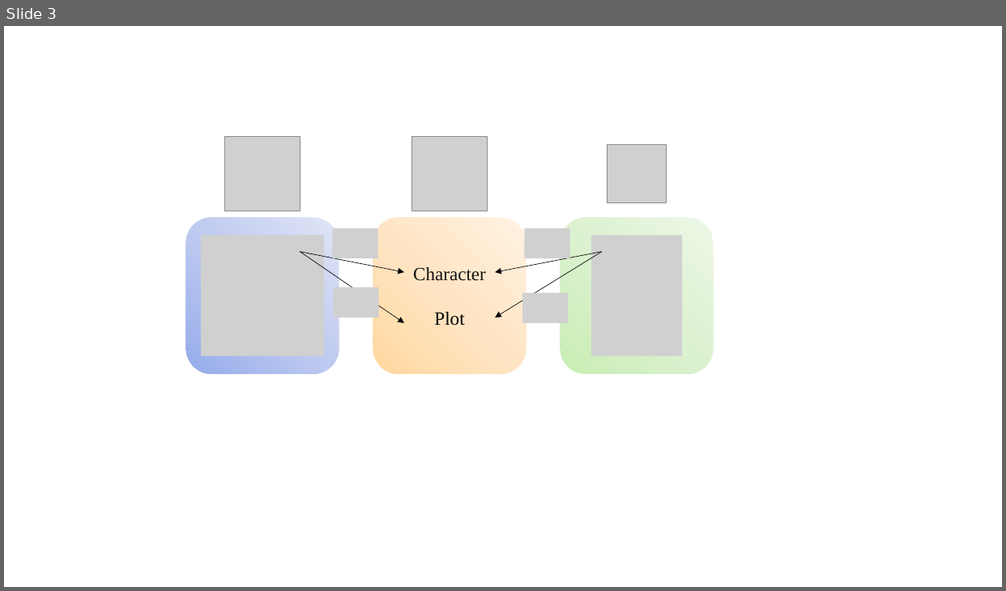
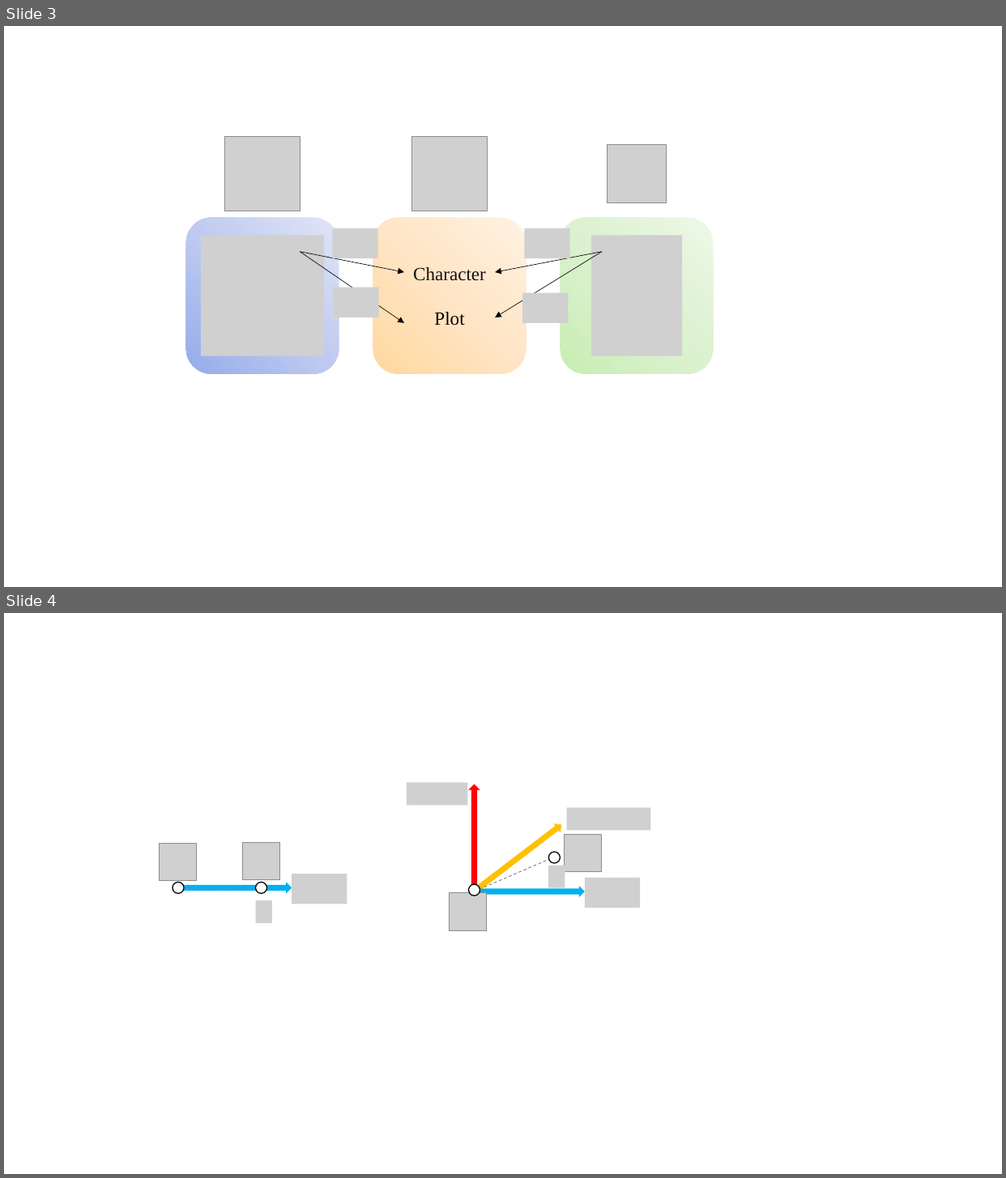
Before and after one commit to SiriusNEO/Social-Recommender-Systems, a slide deck: draw/figure.pptx. Shown one above the other, each under a label of ours: slide 3 before the commit, slides 3 and 4 after it. The pictures are 1006x591 and 1006x1178 pixels, drawn with LibreOffice and Linux fonts; fonts in the diff are those of the drawing; grey boxes stand for pictures; background and template pictures are left out. Boxes give left, top, right and bottom in pixels: in the first picture for what was removed or moved away, otherwise in the second. Text is boxed around its words. In the diff, an @@ line names an element or a change of style, - is before the commit and + after.

```diff
--- a/draw/figure.pptx
+++ b/draw/figure.pptx
@@ slide 4 added at (x1=4, y1=613, x2=1002, y2=1174), background #FFFFFF @@
@@ picture added at (x1=407, y1=783, x2=468, y2=806) @@
@@ right arrow added at (x1=469, y1=784, x2=480, y2=895), fill #FF0000 @@
@@ right arrow added at (x1=470, y1=820, x2=565, y2=897), fill #FFC000 @@
@@ picture added at (x1=567, y1=807, x2=651, y2=830) @@
@@ picture added at (x1=159, y1=844, x2=197, y2=881) @@
@@ picture added at (x1=243, y1=843, x2=280, y2=880) @@
@@ ellipse added at (x1=549, y1=852, x2=560, y2=863), fill #FFFFFF, outline #000000 1 pt @@
@@ picture added at (x1=564, y1=835, x2=602, y2=872) @@
@@ picture added at (x1=292, y1=875, x2=347, y2=905) @@
@@ line added from (474, 892) to (552, 858), #808080 0.75 pt dashed @@
@@ picture added at (x1=548, y1=865, x2=565, y2=888) @@
@@ picture added at (x1=585, y1=878, x2=641, y2=908) @@
@@ ellipse added at (x1=172, y1=883, x2=184, y2=894), fill #FFFFFF, outline #000000 1 pt @@
@@ line added from (179, 888) to (262, 888), #808080 0.75 pt dashed @@
@@ right arrow added at (x1=181, y1=883, x2=292, y2=894), fill #00B0F0 @@
@@ ellipse added at (x1=256, y1=883, x2=266, y2=894), fill #FFFFFF, outline #000000 1 pt @@
@@ picture added at (x1=256, y1=901, x2=272, y2=923) @@
@@ picture added at (x1=450, y1=893, x2=487, y2=931) @@
@@ ellipse added at (x1=469, y1=884, x2=480, y2=896), fill #FFFFFF, outline #000000 1 pt @@
@@ right arrow added at (x1=474, y1=886, x2=585, y2=897), fill #00B0F0 @@
```
Also in this commit, not shown: 16 other files.
